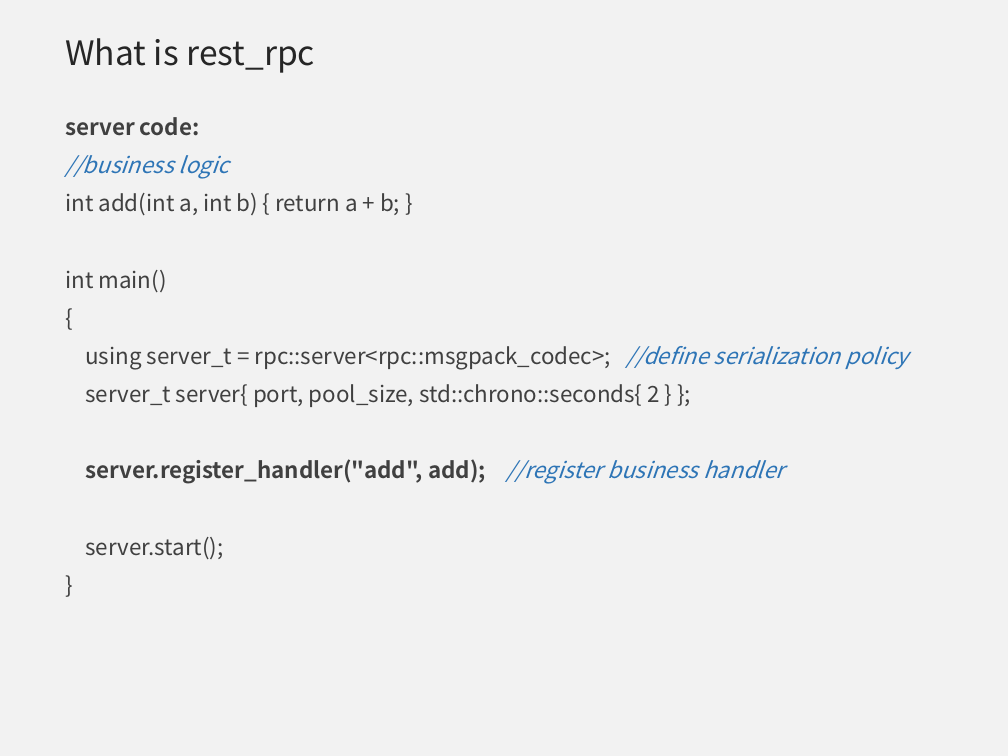
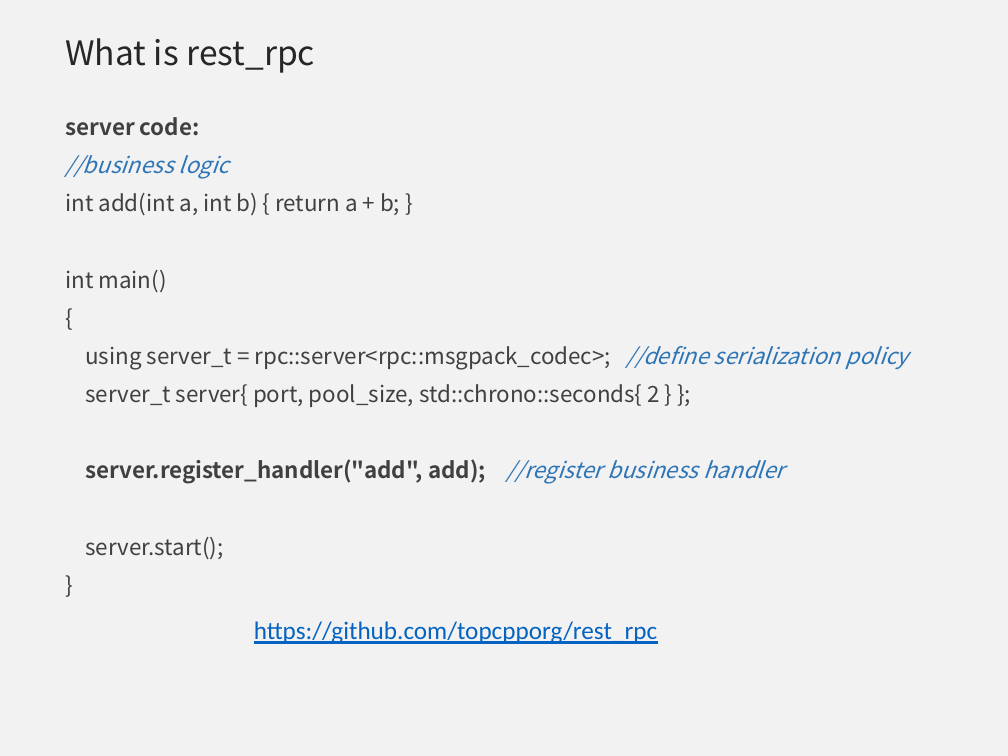
Before and after one commit to qicosmos/cppnow2017-ppt, a slide deck: slide 6 of An easy to use RPC framework implemented by c++11 and c++14 - shorter.pptx. Drawn at 1008x756 pixels with LibreOffice and Linux fonts; fonts in the diff are those of the drawing; background and template pictures are left out. Boxes give left, top, right and bottom in pixels: in the first picture for what was removed or moved away, otherwise in the second. Text is boxed around its words. In the diff, an @@ line names an element or a change of style, - is before the commit and + after.

Commit message:
update

```diff
--- a/An easy to use RPC framework implemented by c++11 and c++14 - shorter.pptx
+++ b/An easy to use RPC framework implemented by c++11 and c++14 - shorter.pptx
@@ text added at box(254, 621, 657, 644), 18 pt, text #0563C1, underline @@
+https://github.com/topcpporg/rest_rpc
```
Also in this commit, not shown: 1 slide removed.
